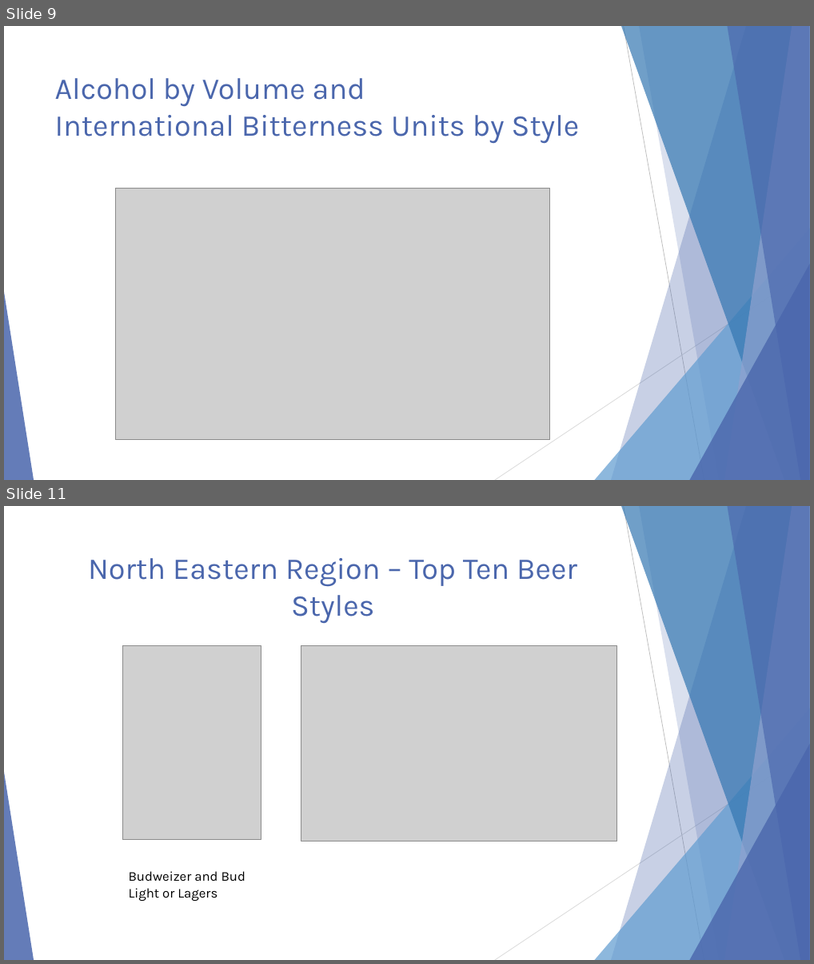
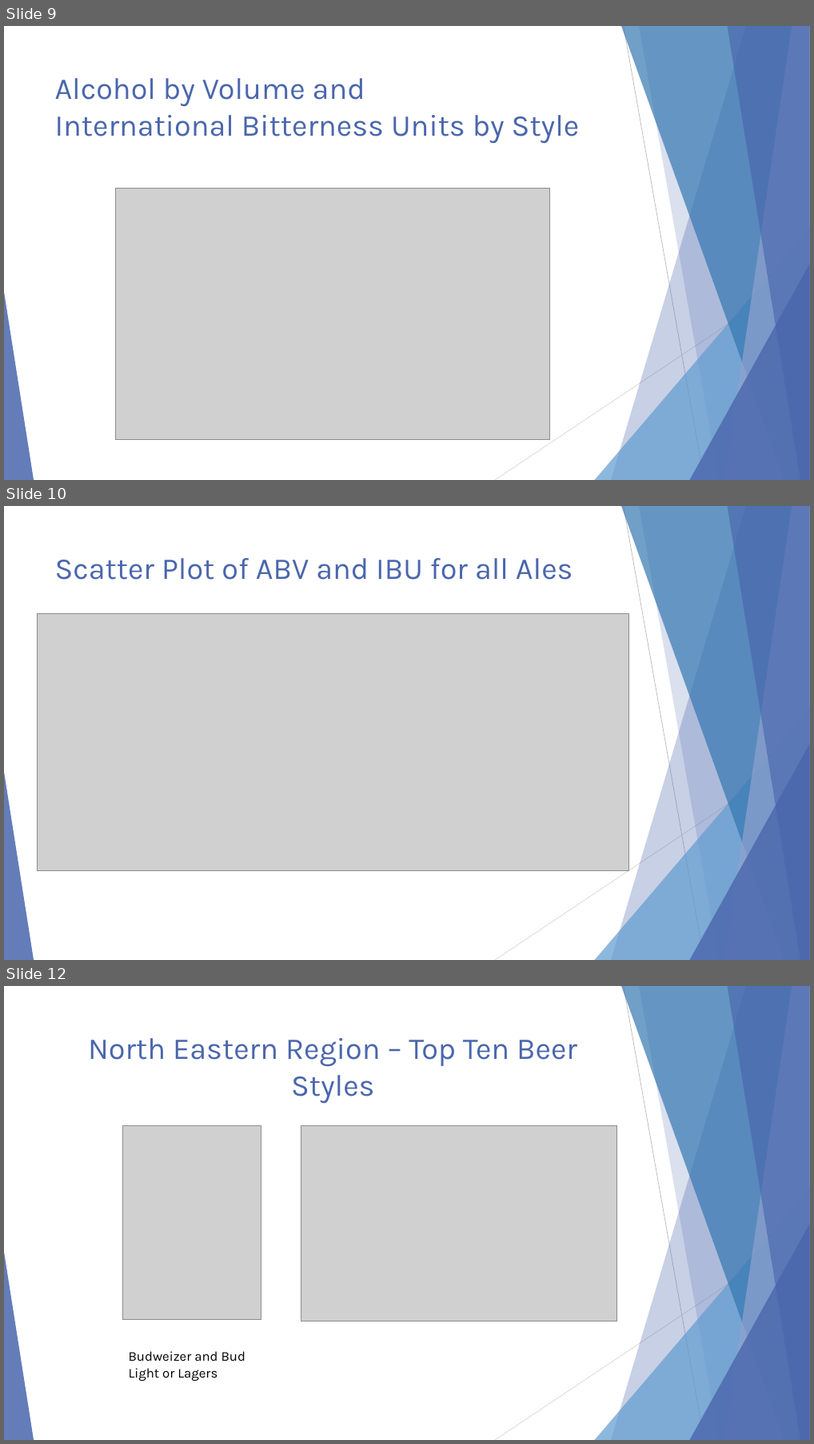
Before and after one commit to malcolmccarlson/DDS-CaseStudy1, a slide deck: MalcolmCarlsonBeerDataEDA.DDS6306.pptx. Shown one above the other, each under a label of ours: slides 9 and 11 before the commit, slides 9, 10 and 12 after it; the slides between them are not shown. The pictures are 814x964 and 814x1444 pixels, drawn with LibreOffice and Linux fonts; fonts in the diff are those of the drawing; grey boxes stand for pictures. Boxes give left, top, right and bottom in pixels: in the first picture for what was removed or moved away, otherwise in the second. Text is boxed around its words. In the diff, an @@ line names an element or a change of style, - is before the commit and + after.

Commit message:
Added new plot for knn data. added to slide

```diff
--- a/MalcolmCarlsonBeerDataEDA.DDS6306.pptx
+++ b/MalcolmCarlsonBeerDataEDA.DDS6306.pptx
@@ slide 10 added at bbox=[4, 506, 810, 960], background #FFFFFF; not listed: 10 template elements that a slide beside it also shows @@
@@ title added at bbox=[55, 558, 574, 580], 36 pt, text #4A66AC @@
+Scatter Plot of ABV and IBU for all Ales
@@ picture added at bbox=[38, 614, 629, 870] @@
@@ what was slide 11 is now slide 12 @@
```
Also in this commit, not shown: 1 slide changed, 1 other file.
